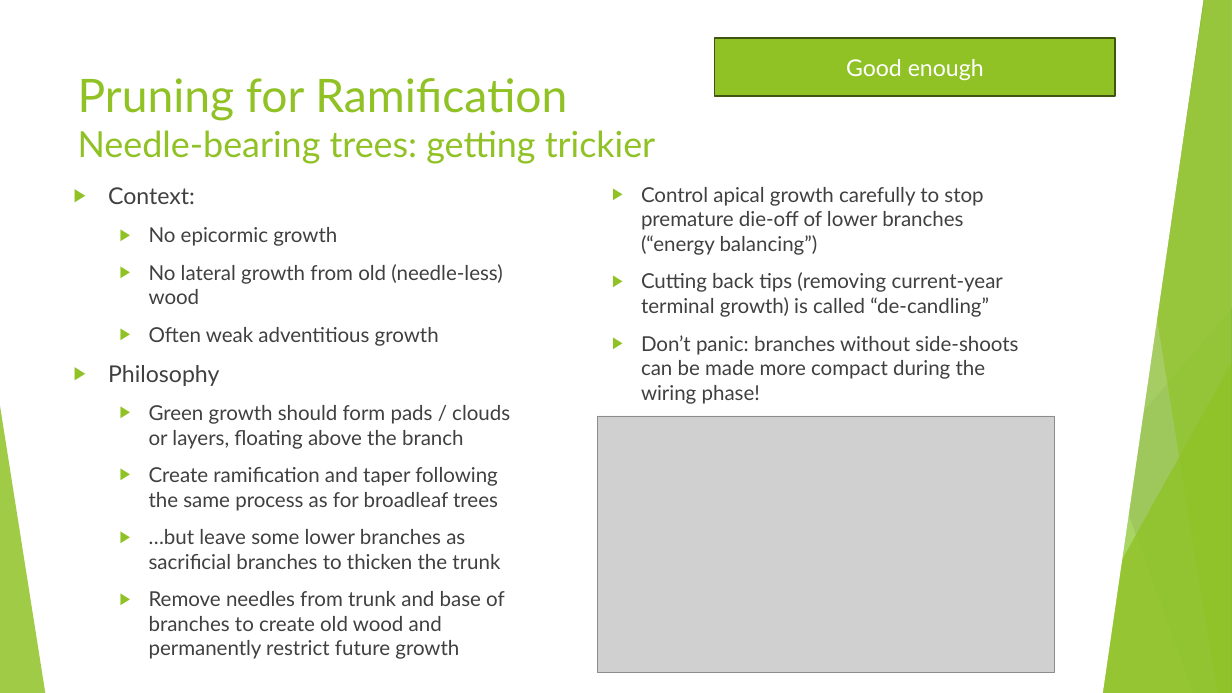
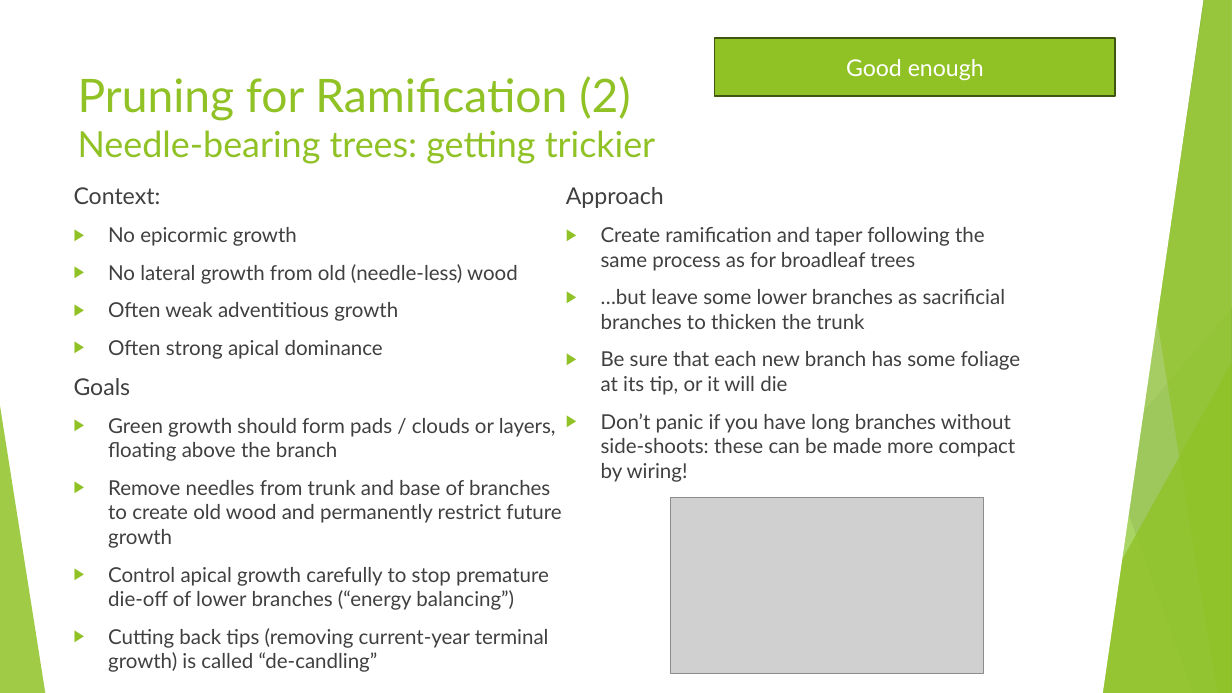
Before and after one commit to AlexLabram/Bonsai, a slide deck: slide 24 of Courseware/Bonsai On A Budget (running).pptx. Drawn at 1232x693 pixels with LibreOffice and Linux fonts; fonts in the diff are those of the drawing; grey boxes stand for pictures. Boxes give left, top, right and bottom in pixels: in the first picture for what was removed or moved away, otherwise in the second. Text is boxed around its words. In the diff, an @@ line names an element or a change of style, - is before the commit and + after.

Commit message:
Standardised pruning/wiring sections: (Context,) Goals, Approach

```diff
--- a/Courseware/Bonsai On A Budget (running).pptx
+++ b/Courseware/Bonsai On A Budget (running).pptx
@@ title at <box>78,76,656,164</box>: text changed @@
-Pruning for Ramification
-Needle-bearing trees: getting trickier
+Pruning for Ramification (2)
+Needle-bearing trees: getting trickier
@@ text at <box>74,187,561,548</box>: bullet ▶ to none; list level 2 to 1 in "No epicormic growth"; list level 2 to 1 in "No lateral growth from old ..."; list level 2 to 1 in "Often weak adventitious growth"; list level 2 to 1 in "Green growth should form pads ..."; list level 2 to 1 in "Remove needles from trunk and ..." @@
@@ text at <box>566,187,1021,482</box>: text changed @@
-  ▶ Control apical growth carefully to stop premature die-off of lower branches (“energy balancing”)
-  ▶ Cutting back tips (removing current-year terminal growth) is called “de-candling”
-  ▶ Don’t panic: branches without side-shoots can be made more compact during the wiring phase!
+Approach
+▶ Create ramification and taper following the same process as for broadleaf trees
+▶ …but leave some lower branches as sacrificial branches to thicken the trunk
+▶ Be sure that each new branch has some foliage at its tip, or it will die
+▶ Don’t panic if you have long branches without side-shoots: these can be made more compact by wiring!
@@ text at <box>108,365,219,386</box>: text changed; size 18 to 16 pt @@
-▶ Philosophy
+▶ Often strong apical dominance
+Goals
@@ text at <box>149,467,500,569</box>: paragraphs removed @@
-  ▶ Create ramification and taper following the same process as for broadleaf trees
-  ▶ …but leave some lower branches as sacrificial branches to thicken the trunk
@@ picture: place and size @@
-picture at <box>598,416,1055,673</box>
+picture at <box>671,498,984,674</box>
@@ text at <box>108,567,549,672</box>: paragraphs added @@
+▶ Control apical growth carefully to stop premature die-off of lower branches (“energy balancing”)
+▶ Cutting back tips (removing current-year terminal growth) is called “de-candling”
```
Also in this commit, not shown: 7 other slides changed.
